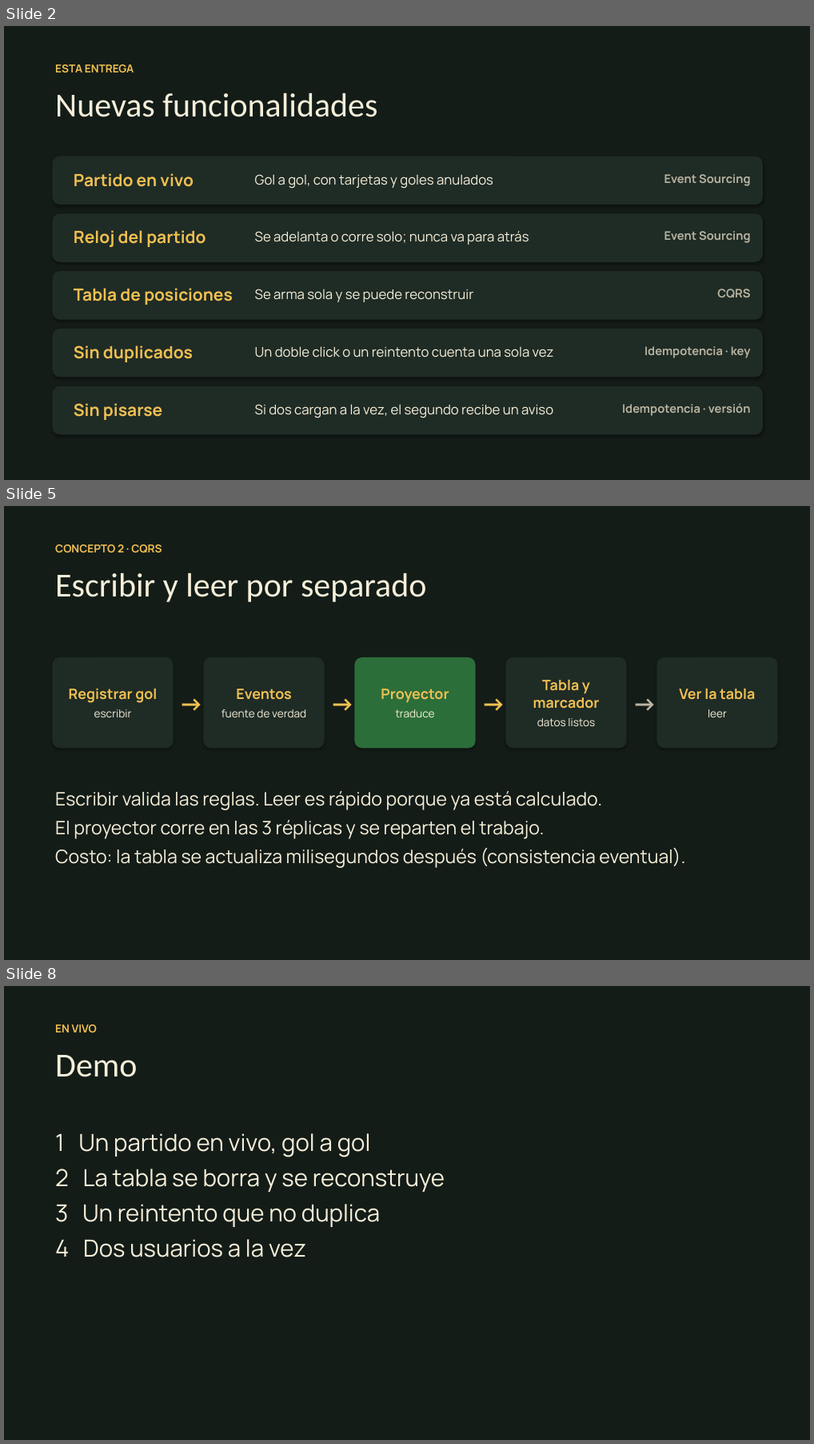
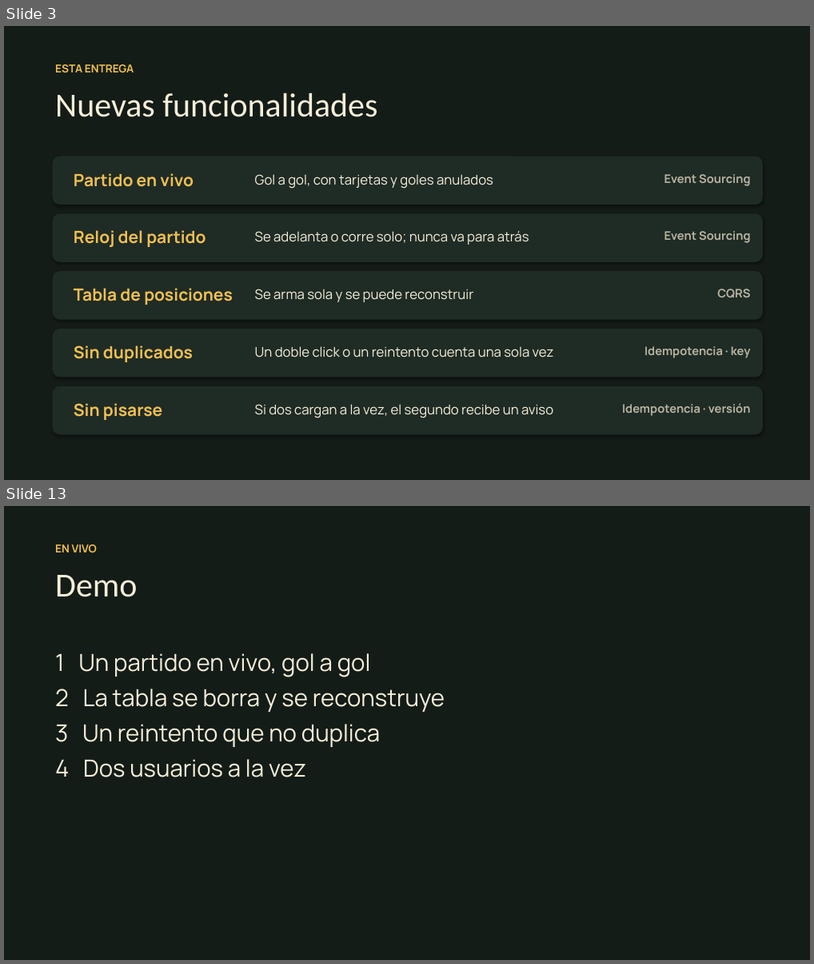
Before and after one commit to fabriJerezz/gepa-cli, a slide deck: presentacion/FutGo-presentacion.pptx. Shown one above the other, each under a label of ours: slides 2, 5 and 8 before the commit, slides 3 and 13 after it; the slides between them are not shown. The pictures are 814x1444 and 814x964 pixels, drawn with LibreOffice and Linux fonts; fonts in the diff are those of the drawing. Boxes give left, top, right and bottom in pixels: in the first picture for what was removed or moved away, otherwise in the second. Text is boxed around its words. In the diff, an @@ line names an element or a change of style, - is before the commit and + after.

```diff
--- a/presentacion/FutGo-presentacion.pptx
+++ b/presentacion/FutGo-presentacion.pptx
@@ slide 5 removed at (4, 506, 810, 960), background #141C18 @@
@@ text removed at (55, 544, 162, 552) @@
-CONCEPTO 2 · CQRS
@@ text removed at (55, 573, 426, 602) @@
-Escribir y leer por separado
@@ rounded rectangle removed at (52, 657, 174, 748) @@
-Registrar gol
-escribir
@@ rounded rectangle removed at (204, 657, 325, 748) @@
-Eventos
-fuente de verdad
@@ rounded rectangle removed at (355, 657, 476, 748) @@
-Proyector
-traduce
@@ rounded rectangle removed at (506, 657, 627, 748) @@
-Tabla y marcador
-datos listos
@@ rounded rectangle removed at (658, 657, 778, 748) @@
-Ver la tabla
-leer
@@ text removed at (174, 684, 210, 720) @@
-→
@@ text removed at (325, 684, 361, 720) @@
-→
@@ text removed at (476, 684, 512, 720) @@
-→
@@ text removed at (627, 684, 663, 720) @@
-→
@@ text removed at (55, 791, 686, 868) @@
-Escribir valida las reglas. Leer es rápido porque ya está calculado.
-El proyector corre en las 3 réplicas y se reparten el trabajo.
-Costo: la tabla se actualiza milisegundos después (consistencia eventual).
@@ what was slide 2 is now slide 3 @@
@@ what was slide 8 is now slide 13 @@
```
Also in this commit, not shown: 2 slides changed, 8 slides added, 2 other slides removed, 1 other file.
